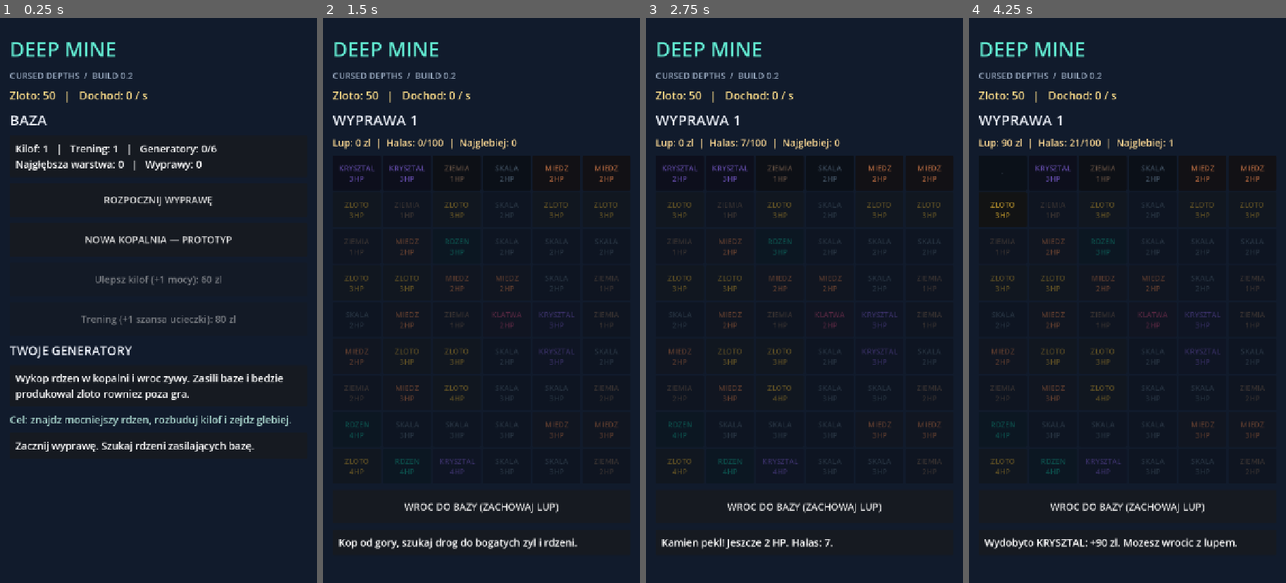
Above: before the commit, frames 1-4 (left to right).
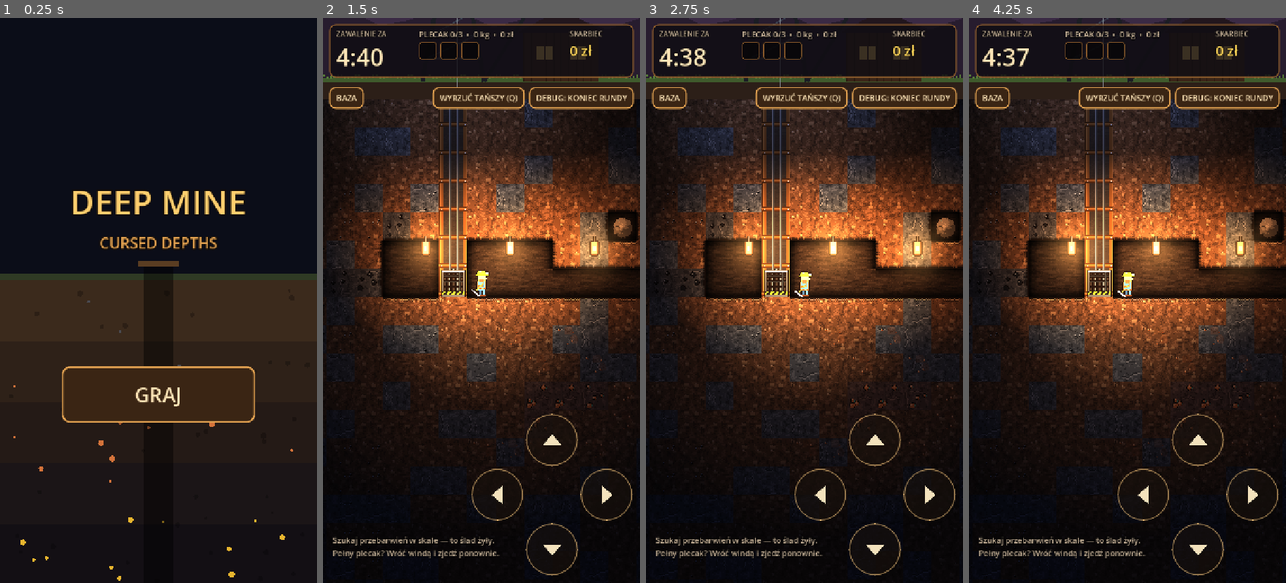
Above: after the commit, the same moments.

Repository: jbabijczuk/baja-deep-mine
Game: Godot game, scene res://scenes/GameEntry.tscn
Same seed, same stepped clock (60 frames per second), same inputs: the game is played once before the commit and once after it. Before the commit the project starts from res://scenes/Main.tscn.
Inputs (mouse positions are in pixels of both pictures, inside the frame that each line leads up to):
- Up to frame 1 (0.25 s): no input
- Up to frame 2 (1.5 s): click (481, 396) at 0.5 s, where only the run after the commit has a clickable "GRAJ"; click (481, 198) at 1.25 s, where only the run before the commit has a clickable "ROZPOCZNIJ WYPRAWĘ"
- Up to frame 3 (2.75 s): click (680, 170) at 2 s, where only the run before the commit has a clickable "KRYSZTAL 3HP"
- Up to frame 4 (4.25 s): click (1003, 170) at 2.75 s, where only the run before the commit has a clickable "KRYSZTAL 2HP"; click (1003, 170) at 3.5 s, where only the run before the commit has a clickable "KRYSZTAL 1HP"

The runs differ from the first frame. In frame 1, 30% of the frame differs, in the area x 0-100%, y 4-100%; in frame 2, 68%, in the area x 0-100%, y 0-100%; in frame 3, 68%; in frame 4, 68%.

Commit message:
RELEASE-002: jeden produkcyjny ekran startowy, stara tekstówka w legacy
- scenes/GameEntry.tscn + scripts/game_entry.gd: ekran startowy (GRAJ/KONTYNUUJ wg user://mine_prototype_progress.json), main_scene wskazuje na niego
- _go_base w kopalni wraca do GameEntry
- stary Main przeniesiony do scenes/legacy i scripts/legacy, bez nawigacji z aplikacji; testy zachowane jako regresja
- test _test_start_screen zastępuje test przycisku prototypu
- tools/capture_start_screen.gd i zrzuty release-002 before/after

Co-Authored-By: Claude Opus 5.5 <noreply@anthropic.com>

Diff:
--- a/project.godot
+++ b/project.godot
@@ -15,7 +15,7 @@
 [application]
 
 config/name="Deep Mine: Cursed Depths"
-run/main_scene="res://scenes/Main.tscn"
+run/main_scene="res://scenes/GameEntry.tscn"
 config/features=PackedStringArray("4.7", "GL Compatibility")
 
 [display]
--- a/scenes/Main.tscn
+++ b/scenes/GameEntry.tscn
@@ -1,8 +1,8 @@
 [gd_scene load_steps=2 format=3]
 
-[ext_resource type="Script" path="res://scripts/main.gd" id="1"]
+[ext_resource type="Script" path="res://scripts/game_entry.gd" id="1"]
 
-[node name="Main" type="Control"]
+[node name="GameEntry" type="Control"]
 layout_mode = 3
 anchors_preset = 15
 anchor_right = 1.0
--- /dev/null
+++ b/scenes/legacy/LegacyTextMine.tscn
@@ -0,0 +1,12 @@
+[gd_scene load_steps=2 format=3]
+
+[ext_resource type="Script" path="res://scripts/legacy/legacy_text_mine.gd" id="1"]
+
+[node name="LegacyTextMine" type="Control"]
+layout_mode = 3
+anchors_preset = 15
+anchor_right = 1.0
+anchor_bottom = 1.0
+grow_horizontal = 2
+grow_vertical = 2
+script = ExtResource("1")
--- /dev/null
+++ b/scripts/game_entry.gd
@@ -0,0 +1,90 @@
+extends Control
+
+const MineModel = preload("res://scripts/mine_prototype/mine_model.gd")
+const PLAY_SCENE = "res://scenes/MinePrototype.tscn"
+const SKY = Color("#0b0d18")
+const GRASS = Color("#2f3a24")
+const STRATA = [Color("#3b2a1c"), Color("#2e2118"), Color("#241a16"), Color("#1b1517"), Color("#130f14")]
+const ORE_COLORS = [Color("#4a4b52"), Color("#d4733a"), Color("#e8b52e")]
+
+var save_path: String = MineModel.SAVE_PATH
+var play_button: Button
+
+func _ready() -> void:
+	set_anchors_and_offsets_preset(Control.PRESET_FULL_RECT)
+	_build_ui()
+
+func _notification(what: int) -> void:
+	if what == NOTIFICATION_RESIZED:
+		queue_redraw()
+
+func has_progress() -> bool:
+	return FileAccess.file_exists(save_path)
+
+func play_label() -> String:
+	return "KONTYNUUJ" if has_progress() else "GRAJ"
+
+func _draw() -> void:
+	var w := size.x
+	var h := size.y
+	var surface := h * 0.46
+	draw_rect(Rect2(0, 0, w, surface), SKY)
+	draw_rect(Rect2(0, surface - 10, w, 14), GRASS)
+	var band := (h - surface) / STRATA.size()
+	for i in range(STRATA.size()):
+		draw_rect(Rect2(0, surface + 4 + band * i, w, band + 1), STRATA[i])
+	var rng := RandomNumberGenerator.new()
+	rng.seed = 2501
+	for _n in range(70):
+		var pos := Vector2(rng.randf() * w, surface + 24 + rng.randf() * (h - surface - 24))
+		var depth := (pos.y - surface) / (h - surface)
+		var color: Color = ORE_COLORS[mini(int(depth * ORE_COLORS.size()), ORE_COLORS.size() - 1)] if rng.randf() < 0.35 else Color(0, 0, 0, 0.25)
+		draw_circle(pos, 3.0 + rng.randf() * 5.0, color)
+	var shaft_x := w * 0.5
+	draw_rect(Rect2(shaft_x - 34, surface - 30, 68, h - surface + 30), Color(0, 0, 0, 0.45))
+	draw_rect(Rect2(shaft_x - 46, surface - 38, 92, 12), Color("#5a3d22"))
+
+func _build_ui() -> void:
+	var box := VBoxContainer.new()
+	box.set_anchors_and_offsets_preset(Control.PRESET_FULL_RECT)
+	box.alignment = BoxContainer.ALIGNMENT_CENTER
+	box.add_theme_constant_override("separation", 18)
+	add_child(box)
+	box.add_child(_title("DEEP MINE", 76, "#ffcf6e"))
+	box.add_child(_title("CURSED DEPTHS", 34, "#e0a050"))
+	var gap := Control.new()
+	gap.custom_minimum_size = Vector2(0, 220)
+	box.add_child(gap)
+	play_button = Button.new()
+	play_button.text = play_label()
+	play_button.focus_mode = Control.FOCUS_NONE
+	play_button.custom_minimum_size = Vector2(440, 128)
+	play_button.size_flags_horizontal = Control.SIZE_SHRINK_CENTER
+	play_button.add_theme_font_size_override("font_size", 46)
+	play_button.add_theme_color_override("font_color", Color("#ffe6b8"))
+	play_button.add_theme_stylebox_override("normal", _button_style(Color("#3a2514")))
+	play_button.add_theme_stylebox_override("hover", _button_style(Color("#55361c")))
+	play_button.add_theme_stylebox_override("pressed", _button_style(Color("#22160c")))
+	play_button.pressed.connect(_play)
+	box.add_child(play_button)
+
+func _title(text_value: String, font_size: int, color: String) -> Label:
+	var label := Label.new()
+	label.text = text_value
+	label.horizontal_alignment = HORIZONTAL_ALIGNMENT_CENTER
+	label.add_theme_font_size_override("font_size", font_size)
+	label.add_theme_color_override("font_color", Color(color))
+	label.add_theme_color_override("font_outline_color", Color("#120c08"))
+	label.add_theme_constant_override("outline_size", 10)
+	return label
+
+func _button_style(bg: Color) -> StyleBoxFlat:
+	var style := StyleBoxFlat.new()
+	style.bg_color = bg
+	style.border_color = Color("#e0a050")
+	style.set_border_width_all(4)
+	style.set_corner_radius_all(18)
+	return style
+
+func _play() -> void:
+	get_tree().change_scene_to_file(PLAY_SCENE)
--- a/scripts/mine_prototype/mine_prototype.gd
+++ b/scripts/mine_prototype/mine_prototype.gd
@@ -5,7 +5,7 @@
 const MineWorld = preload("res://scripts/mine_prototype/mine_world.gd")
 const SurfaceBackdrop = preload("res://scripts/mine_prototype/surface_backdrop.gd")
 const CELL = 64
-const MAIN_SCENE = "res://scenes/Main.tscn"
+const MAIN_SCENE = "res://scenes/GameEntry.tscn"
 const KEYS = {KEY_W: Vector2i.UP, KEY_UP: Vector2i.UP, KEY_S: Vector2i.DOWN, KEY_DOWN: Vector2i.DOWN, KEY_A: Vector2i.LEFT, KEY_LEFT: Vector2i.LEFT, KEY_D: Vector2i.RIGHT, KEY_RIGHT: Vector2i.RIGHT}
 const MATERIAL_COLORS = {"dirt": Color("#94704f"), "stone": Color("#7f8996"), "coal": Color("#4a4b52"), "copper": Color("#d4733a"), "gold": Color("#e8b52e")}
 const DARKNESS = Color(0.11, 0.12, 0.2)
--- a/tests/test_core_loop.gd
+++ b/tests/test_core_loop.gd
@@ -1,7 +1,7 @@
 extends SceneTree
 
-const MainScript = preload("res://scripts/main.gd")
-const MainScene = preload("res://scenes/Main.tscn")
+const MainScript = preload("res://scripts/legacy/legacy_text_mine.gd")
+const MainScene = preload("res://scenes/legacy/LegacyTextMine.tscn")
 const TEST_DIR = "user://dm_tests/"
 const EXPECTED_ASSERTIONS = 99
 const TESTS = [
--- a/tests/test_mine_prototype.gd
+++ b/tests/test_mine_prototype.gd
@@ -1,12 +1,13 @@
 extends SceneTree
 
 const MineModel = preload("res://scripts/mine_prototype/mine_model.gd")
-const MainScript = preload("res://scripts/main.gd")
-const MainScene = preload("res://scenes/Main.tscn")
+const MainScript = preload("res://scripts/legacy/legacy_text_mine.gd")
+const MainScene = preload("res://scenes/legacy/LegacyTextMine.tscn")
 const PrototypeScene = preload("res://scenes/MinePrototype.tscn")
+const EntryScene = preload("res://scenes/GameEntry.tscn")
 const RoundSim = preload("res://tests/round_sim.gd")
 const TEST_DIR = "user://dm_proto_tests/"
-const EXPECTED_ASSERTIONS = 214
+const EXPECTED_ASSERTIONS = 221
 const TESTS = [
 	"_test_map_from_seed",
 	"_test_generator_veins_many_seeds",
@@ -46,7 +47,7 @@
 	"_test_scene_arrival_and_break_same_frame",
 	"_test_mass_change_keeps_current_move",
 	"_test_diagnostics_overlay",
-	"_test_base_navigation_button",
+	"_test_start_screen",
 ]
 
 var failures: int = 0
@@ -1109,18 +1110,55 @@
 	var anim: StringName = scene.player_sprite.animation
 	return frames.get_frame_count(anim) / (frames.get_animation_speed(anim) * absf(scene.player_sprite.get_playing_speed()))
 
-func _test_base_navigation_button() -> bool:
-	var g: Control = MainScene.instantiate()
-	g.save_path = TEST_DIR + "nav_save.json"
-	g.events_path = TEST_DIR + "nav_events.jsonl"
+func _test_start_screen() -> bool:
+	_check(ProjectSettings.get_setting("application/run/main_scene") == EntryScene.resource_path, "main scene is start screen")
+	var save := TEST_DIR + "entry_progress.json"
+	var g: Control = EntryScene.instantiate()
+	g.save_path = save
 	root.add_child(g)
 	await process_frame
-	var found := false
-	for child in g.content.get_children():
-		if child is Button and child.text == "NOWA KOPALNIA — PROTOTYP":
-			found = true
-	_check(found, "base shows prototype button")
-	_check(g.PROTOTYPE_SCENE == PrototypeScene.resource_path, "button targets prototype scene")
+	var texts := _ui_texts(g)
+	_check(g.play_button.text == "GRAJ", "play label without progress")
+	_check(not texts.contains("PROTOTYP") and not texts.contains("BUILD") and not texts.contains("ROZPOCZNIJ") and not texts.contains("WYPRAW"), "start screen hides legacy texts")
+	_check(_count_buttons(g) == 1, "start screen has single button")
 	g.queue_free()
 	await process_frame
-	return true
+	var file := FileAccess.open(save, FileAccess.WRITE)
+	file.store_string(JSON.stringify({"version": MineModel.SAVE_VERSION, "banked_value": 7, "pick_level": 0, "backpack_level": 0}))
+	file.close()
+	var before := _fingerprint(save)
+	g = EntryScene.instantiate()
+	g.save_path = save
+	root.add_child(g)
+	await process_frame
+	_check(g.play_button.text == "KONTYNUUJ", "continue label with progress")
+	g.play_button.pressed.emit()
+	await process_frame
+	await process_frame
+	var mine: Node = current_scene
+	_check(mine != null and mine.scene_file_path == PrototypeScene.resource_path, "play opens mine scene")
+	_check(_fingerprint(save) == before, "play leaves progress untouched")
+	_check(mine.MAIN_SCENE != MainScene.resource_path, "base never opens legacy scene")
+	g.queue_free()
+	mine._go_base()
+	await process_frame
+	await process_frame
+	_check(current_scene != null and current_scene.scene_file_path == EntryScene.resource_path, "base returns to start screen")
+	current_scene.queue_free()
+	await process_frame
+	return true
+
+func _ui_texts(node: Node) -> String:
+	var out := ""
+	if node is Label or node is Button:
+		out += node.text + "
+"
+	for child in node.get_children():
+		out += _ui_texts(child)
+	return out
+
+func _count_buttons(node: Node) -> int:
+	var count := 1 if node is Button else 0
+	for child in node.get_children():
+		count += _count_buttons(child)
+	return count
--- /dev/null
+++ b/tools/capture_start_screen.gd
@@ -0,0 +1,42 @@
+extends SceneTree
+
+const EntryScene = preload("res://scenes/GameEntry.tscn")
+const LegacyScene = preload("res://scenes/legacy/LegacyTextMine.tscn")
+const OUT_DIR = "res://docs/screenshots/"
+const TMP_DIR = "user://release002_capture/"
+
+var vp: SubViewport
+
+func _initialize() -> void:
+	DirAccess.make_dir_recursive_absolute(TMP_DIR)
+	vp = SubViewport.new()
+	vp.size = Vector2i(720, 1280)
+	vp.render_target_update_mode = SubViewport.UPDATE_ALWAYS
+	root.add_child(vp)
+	var legacy = LegacyScene.instantiate()
+	legacy.save_path = TMP_DIR + "legacy_save.json"
+	legacy.events_path = TMP_DIR + "legacy_events.jsonl"
+	await _shot(legacy, "release-002-before.png")
+	var entry = EntryScene.instantiate()
+	entry.save_path = TMP_DIR + "absent_progress.json"
+	await _shot(entry, "release-002-after.png")
+	var file := FileAccess.open(TMP_DIR + "progress.json", FileAccess.WRITE)
+	file.store_string("{}")
+	file.close()
+	entry = EntryScene.instantiate()
+	entry.save_path = TMP_DIR + "progress.json"
+	await _shot(entry, "release-002-after-continue.png")
+	for name in DirAccess.get_files_at(TMP_DIR):
+		DirAccess.remove_absolute(TMP_DIR + name)
+	DirAccess.remove_absolute(TMP_DIR)
+	quit(0)
+
+func _shot(node: Node, file_name: String) -> void:
+	vp.add_child(node)
+	for _n in range(8):
+		await process_frame
+	var img := vp.get_texture().get_image()
+	var path := ProjectSettings.globalize_path(OUT_DIR + file_name)
+	print("SAVED ", path, " ", img.get_size(), " ", img.save_png(path))
+	node.queue_free()
+	await process_frame
Binary file added: docs/screenshots/release-002-after-continue.png
Not shown, added: docs/screenshots/release-002-after-continue.png.import
Binary file added: docs/screenshots/release-002-after.png
Not shown, added: docs/screenshots/release-002-after.png.import
Binary file added: docs/screenshots/release-002-before.png
Not shown, added: docs/screenshots/release-002-before.png.import
Not shown, added: scripts/game_entry.gd.uid
Renamed: scripts/main.gd -> scripts/legacy/legacy_text_mine.gd
Renamed: scripts/main.gd.uid -> scripts/legacy/legacy_text_mine.gd.uid
Not shown, added: tools/capture_start_screen.gd.uid
Not shown, changed: tests/run_tests.sh
